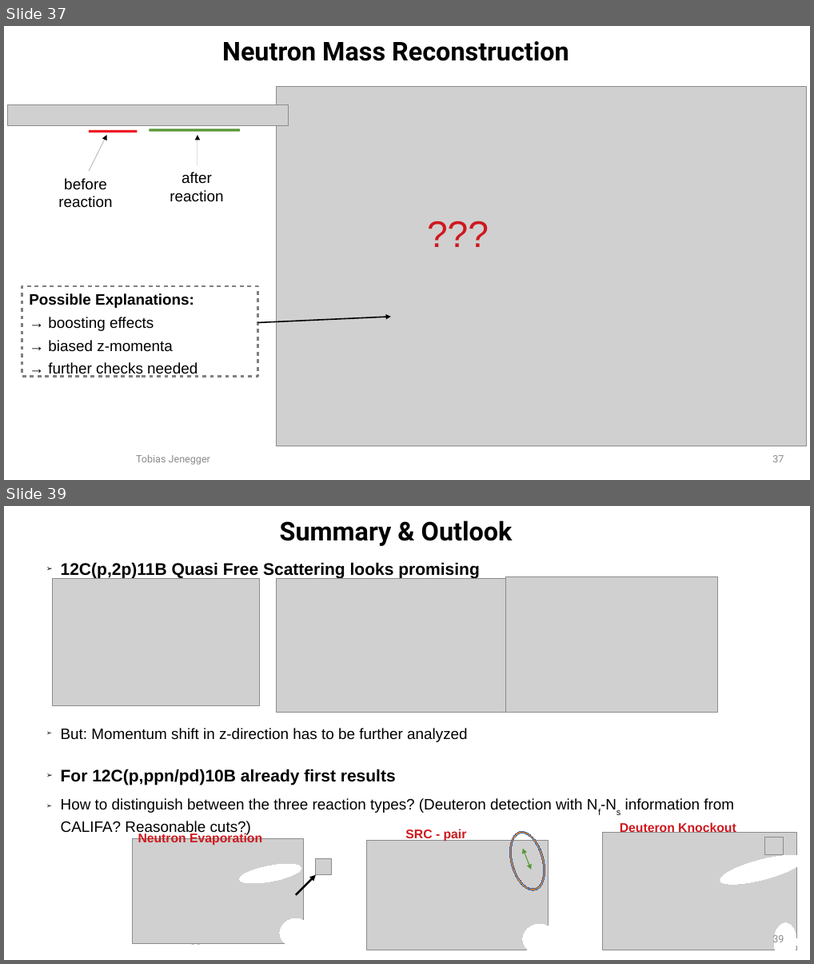
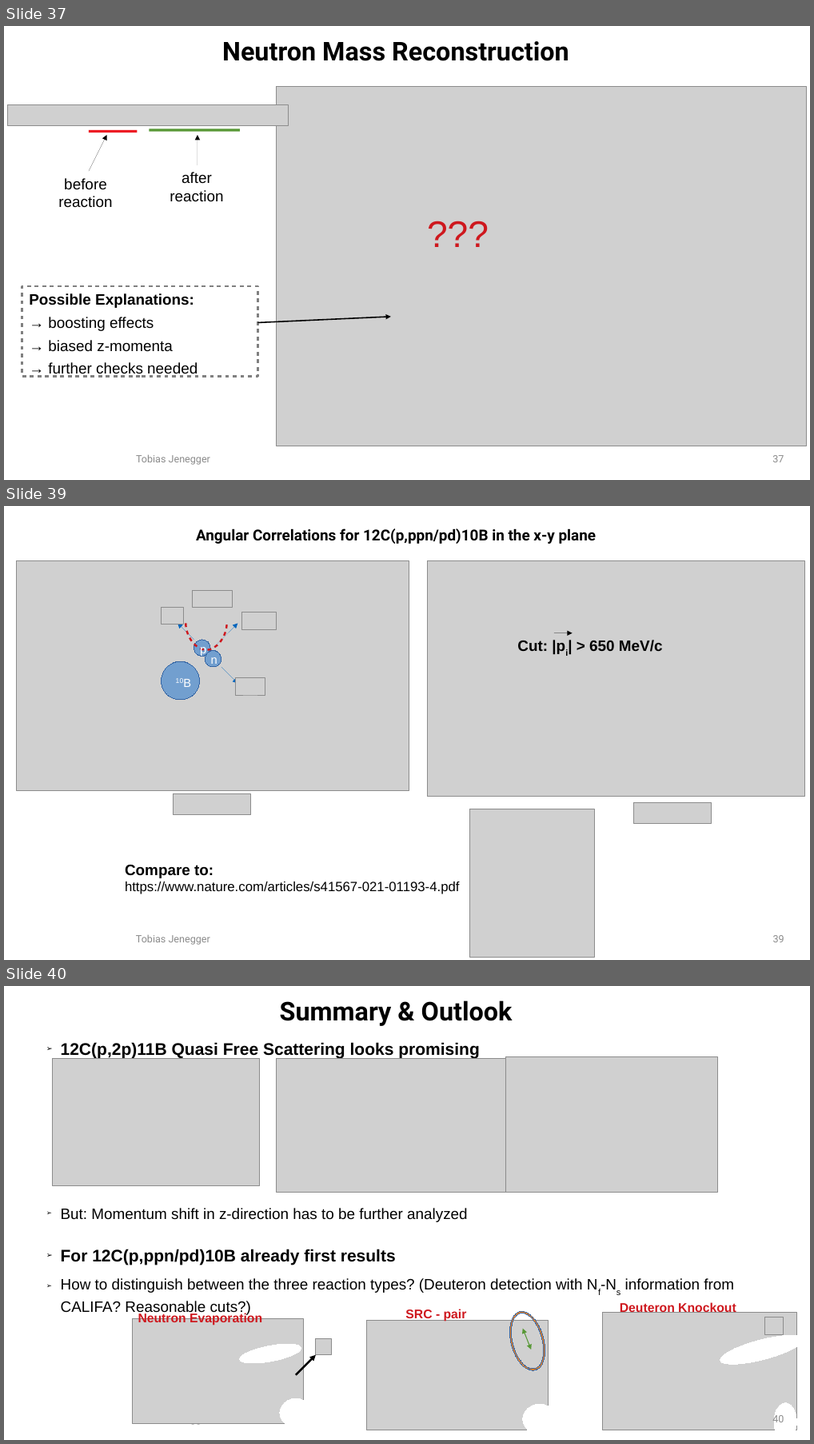
Before and after one commit to jenegger/2021_psi_pres, a slide deck: analysis.odp. Shown one above the other, each under a label of ours: slides 37 and 39 before the commit, slides 37, 39 and 40 after it; the slides between them are not shown. The pictures are 814x964 and 814x1444 pixels, drawn with LibreOffice and Linux fonts; fonts in the diff are those of the drawing; grey boxes stand for pictures; background and template pictures are left out. Boxes give left, top, right and bottom in pixels: in the first picture for what was removed or moved away, otherwise in the second. Text is boxed around its words. In the diff, an @@ line names an element or a change of style, - is before the commit and + after.

```diff
--- a/analysis.odp
+++ b/analysis.odp
@@ slide 39 added at [4,506,810,960], background #FFFFFF @@
@@ title added at [196,528,597,544], 18 pt, text #000000, bold @@
+Angular Correlations for 12C(p,ppn/pd)10B in the x-y plane
@@ picture added at [17,560,410,790] @@
@@ picture added at [427,560,805,796] @@
@@ text added at [518,640,663,652], 18 pt, text #000000, bold @@
+Cut: |pi| > 650 MeV/c
@@ arrow added from (554, 633) to (573, 633), #000000 0 pt @@
@@ group added at [162,591,276,700]: 4 pictures, 3 ellipses, 3 arrows, 3 texts, 1 curved line @@
+p
+n
+10B
@@ picture added at [174,794,251,815] @@
@@ picture added at [470,808,594,956] @@
@@ picture added at [634,803,712,823] @@
@@ text added at [125,864,459,894], 16 pt, text #000000 @@
+Compare to:
+https://www.nature.com/articles/s41567-021-01193-4.pdf
@@ text added at [136,935,210,944], 12 pt, text #8B8B8B @@
+Tobias Jenegger
@@ page number added at [774,935,785,942], 12 pt, text #8B8B8B @@
+39
@@ what was slide 39 is now slide 40 @@
@@ page number at [773,1412,784,1425]: text changed @@
-39
+40
```
Also in this commit, not shown: 2 other slides added, 1 slide removed, 7 other files.
